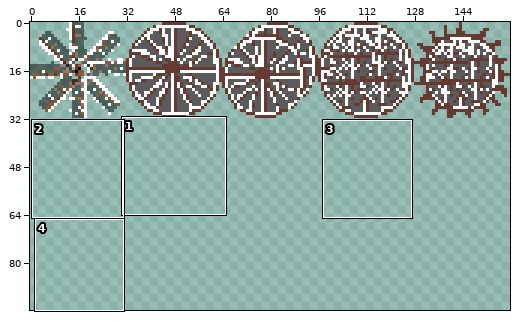
A sprite sheet gets an edit: Assets/Texture/ScenesLevel/level_2_multiple.png. Above: a wide view before the commit, with the close-up outlined.
Close-up. Before:
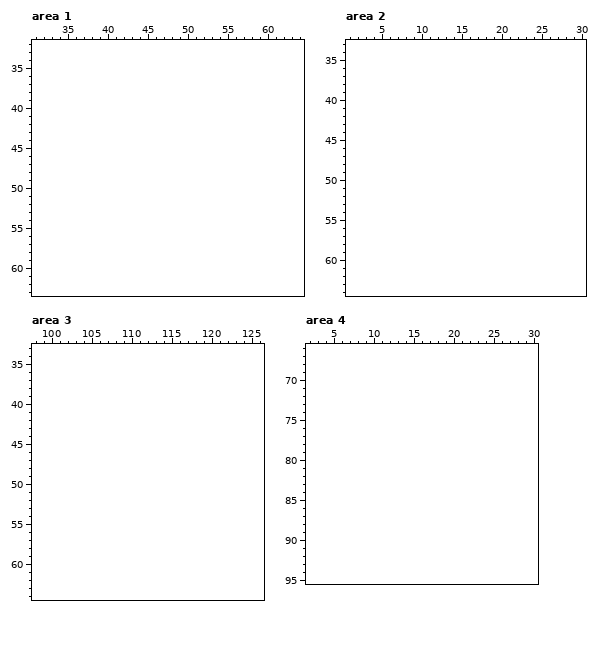
The file is 160x32 pixels. Colours within 5 levels of each other are drawn and written as one. Shown: area 1: x 31..64, y 32..63; area 2: x 1..30, y 33..64; area 3: x 98..126, y 33..64; area 4: x 2..30, y 66..95. The old version is drawn lined up with the new one, on the new canvas. The commit also changed other parts of the picture, which this record leaves out.
And afterwards:
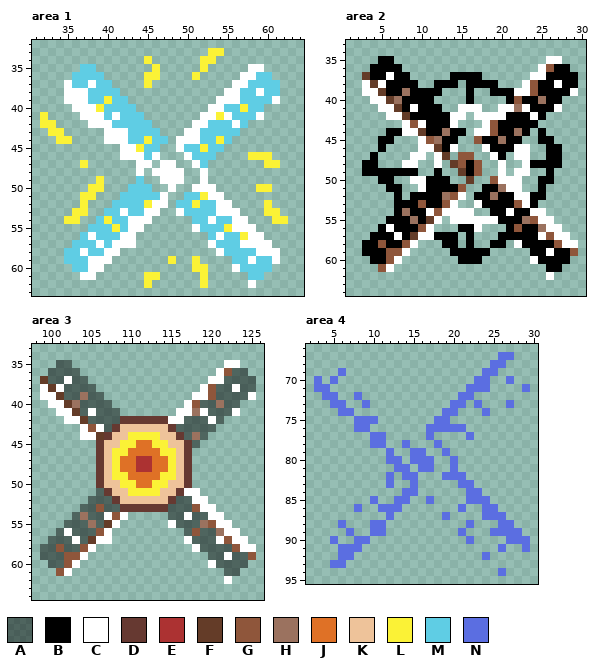
Palette (. is transparent): A #00000078  B #000000  C #ffffff  D #663931  E #ac3232  F #643c28  G #8f563b  H #9b725f  J #df7126  K #eec39a  L #fbf236  M #5fcde4  N #5b6ee1
Change:
canvas 160x32 -> 160x96
Area 1:
y 33: x 53..54 .. -> LL
y 34: x 45 . -> L; x 52..53 .. -> LL
y 35: x 37..38 .. -> MM; x 46 . -> L; x 52 . -> L; x 58..59 .. -> CC
y 36: x 36..39 .... -> MMMM; x 45..46 .. -> LL; x 51 . -> L; x 57..60 .... -> CCMM
y 37: x 35..40 ...... -> CMMCMM; x 45 . -> L; x 56..61 ...... -> CCMMMM
y 38: x 35..41 ....... -> CCCMMMM; x 55..61 ....... -> CCMMCMM
y 39: x 35..42 ........ -> CCCMMLMM; x 54..61 ........ -> CCCMMMMC
y 40: x 36..43 ........ -> CCCLMMMM; x 53..59 ....... -> CCMMLMM
y 41: x 32 . -> L; x 37..44 ........ -> CCCMCMMM; x 52..59 ........ -> CCLCMMMC
y 42: x 32..33 .. -> LL; x 38..45 ........ -> CCCMMMMM; x 51..57 ....... -> CCMMMCM
y 43: x 33..34 .. -> LL; x 40..46 ....... -> CCCMMMM; x 50..56 ....... -> CCMMMMM
y 44: x 34..35 .. -> LL; x 40..47 ........ -> CCCMMLMM; x 49..55 ....... -> CCCMMLM
y 45: x 42..46 ..... -> CCLMM; x 49..54 ...... -> CMMLMM
y 46: x 42..46 ..... -> CCCMC; x 50..53 .... -> CMMM; x 58..60 ... -> LLL
y 47: x 37 . -> L; x 44..45 .. -> CC; x 47..48 .. -> CC; x 51..52 .. -> CM; x 60..61 .. -> LL
y 48: x 44 . -> C; x 46..49 .... -> CCCC; x 52 . -> C
y 49: x 39 . -> L; x 44 . -> M; x 47..49 ... -> CCC; x 52 . -> C
y 50: x 38..39 .. -> LL; x 43..45 ... -> MMM; x 48 . -> C; x 51..53 ... -> CCC; x 59..60 .. -> LL
y 51: x 37..38 .. -> LL; x 42..47 ...... -> MMMMMC; x 50..54 ..... -> MMLCC
y 52: x 37 . -> L; x 41..47 ....... -> MMMMLCC; x 49..55 ....... -> MMLMMCC; x 60 . -> L
y 53: x 36..37 .. -> LL; x 40..46 ....... -> MMCMMCC; x 49..56 ........ -> CMMMMCCC; x 60..61 .. -> LL
y 54: x 35..36 .. -> LL; x 39..45 ....... -> MLMMCCC; x 51..57 ....... -> MMCMMCC; x 61..62 .. -> LL
y 55: x 38..44 ....... -> MMMLMCC; x 51..58 ........ -> CMMMLCCC
y 56: x 37..43 ....... -> MCMMMCC; x 53..59 ....... -> MCMMLCC
y 57: x 36..43 ........ -> MMMCMCCC; x 53..60 ........ -> CMMMCCCC
y 58: x 35..41 ....... -> MMCMMCC; x 54..61 ........ -> CMMMMCCC
y 59: x 35..40 ...... -> MMMCCC; x 48 . -> L; x 51 . -> L; x 56..61 ...... -> MMCMMC
y 60: x 36..39 .... -> MMCC; x 51..52 .. -> LL; x 56..60 ..... -> CMMMM
y 61: x 37..38 .. -> CC; x 45..46 .. -> LL; x 52 . -> L; x 58..59 .. -> MM
y 62: x 45 . -> L; x 52 . -> L; x 58 . -> C
Area 2:
y 35: x 5..6 .. -> BB; x 26..27 .. -> CC
y 36: x 4..7 .... -> BBBB; x 25..28 .... -> CGBB
y 37: x 3..8 ...... -> FBBCBB; x 14..17 .... -> BBBB; x 24..29 ...... -> CCBBBB
y 38: x 3..9 ....... -> CFCBBBB; x 12..14 ... -> BBB; x 16..19 .... -> BBBB; x 23..29 ....... -> CGBBCBB
y 39: x 3..12 .......... -> CCFBBHBBBB; x 16 . -> B; x 19..29 ........... -> BBBCCGBBBBC
y 40: x 4..11 ........ -> CCFHBBBB; x 16 . -> B; x 21..27 ....... -> BGBBHBB
y 41: x 5..12 ........ -> CCFBCBBB; x 15..17 ... -> CCC; x 20..27 ........ -> CCHCBBBC
y 42: x 6..15 .......... -> CCFBBBBBCC; x 17..25 ......... -> CCCCBBBCB
y 43: x 8..14 ....... -> CGCBBBC; x 18..24 ....... -> CGBBBBB
y 44: x 6..15 .......... -> BBCCFBBHBB; x 17..23 ....... -> CCGBBHB; x 25 . -> B
y 45: x 5..6 .. -> BB; x 10..14 ..... -> CGHBB; x 17..22 ...... -> GBBHBB; x 25..26 .. -> BB
y 46: x 5 . -> B; x 10..14 ..... -> CCFBC; x 18..23 ...... -> CBBBCC; x 26..27 .. -> BB
y 47: x 4 . -> B; x 9..10 .. -> CC; x 12..13 .. -> CF; x 15..16 .. -> GG; x 19..20 .. -> CB; x 22..23 .. -> CC; x 26..27 .. -> BB
y 48: x 3..4 .. -> BB; x 8..9 .. -> CC; x 12 . -> C; x 14..17 .... -> FGBG; x 20 . -> C; x 23..27 ..... -> CBBBB
y 49: x 3..9 ....... -> BBBBBBB; x 12 . -> B; x 15..17 ... -> FBG; x 20 . -> C; x 22..23 .. -> CC; x 26 . -> B
y 50: x 5..6 .. -> BB; x 9..13 ..... -> CCBBB; x 16 . -> F; x 19..22 .... -> GCCC; x 25..26 .. -> BB
y 51: x 6..7 .. -> BB; x 10..15 ...... -> CBBBBG; x 18..22 ..... -> BBHCC; x 25 . -> B
y 52: x 7 . -> B; x 9..15 ....... -> BBBBHGC; x 17..25 ......... -> BBHBBCCBB
y 53: x 7..14 ........ -> BBBGBBGC; x 17..24 ........ -> CBBBBGCB
y 54: x 7..16 .......... -> BHBBCGCCCC; x 19..25 ....... -> BBCBBCC
y 55: x 6..12 ....... -> BBBHBFC; x 14..26 ............. -> CCCCCCBBBHGCC
y 56: x 5..11 ....... -> BCBBBGC; x 15..17 ... -> BBC; x 21..27 ....... -> BGBBHCC
y 57: x 4..14 ........... -> BBBCBFCCBBB; x 16 . -> B; x 20..28 ......... -> BBBBBCGCC
y 58: x 3..9 ....... -> BBGBBGC; x 13..14 .. -> BB; x 16 . -> B; x 19..20 .. -> BB; x 22..29 ........ -> CBBBBGCC
y 59: x 3..8 ...... -> BBBGGC; x 14..18 ..... -> BBBBB; x 24..29 ...... -> BBCBBG
y 60: x 4..7 .... -> BBGC; x 15..17 ... -> BBB; x 24..28 ..... -> CBBBB
y 61: x 5..6 .. -> GC; x 26..27 .. -> BB
y 62: x 26 . -> C
Area 3:
y 35: x 101..102 .. -> AA; x 122..123 .. -> CC
y 36: x 100..103 .... -> AAAA; x 121..124 .... -> CGAA
y 37: x 99..104 ...... -> FAACAA; x 120..125 ...... -> CCAAAA
y 38: x 99..105 ....... -> CFCAAAA; x 119..125 ....... -> CGAACAA
y 39: x 99..106 ........ -> CCFAAHAA; x 118..125 ........ -> CCGAAAAC
y 40: x 100..107 ........ -> CCFHAAAA; x 117..123 ....... -> CGAAHAA
y 41: x 101..108 ........ -> CCFACAAA; x 116..123 ........ -> CCHCAAAC
y 42: x 102..121 .................... -> CCFAAAADDDDDDCCAAACA
y 43: x 104..120 ................. -> CGCADKKKKKKDAAAAA
y 44: x 104..119 ................ -> CCFDKKLLLLKKDAHA
y 45: x 106..118 ............. -> DKKLLJJLLKKDA
y 46: x 106..117 ............ -> DKLLJJJJLLKD
y 47..48: x 106..117 ............ -> DKLJJEEJJLKD
y 49: x 106..117 ............ -> DKLLJJJJLLKD
y 50: x 106..117 ............ -> DKKLLJJLLKKD
y 51: x 106..118 ............. -> ADKKLLLLKKDCC
y 52: x 105..119 ............... -> AAADKKKKKKDAACC
y 53: x 104..120 ................. -> AAGAADDDDDDAAAGCC
y 54: x 103..109 ....... -> AHAACGC; x 115..121 ....... -> AACAACC
y 55: x 102..108 ....... -> AAAHAFC; x 115..122 ........ -> CAAAHGCC
y 56: x 101..107 ....... -> ACAAAGC; x 117..123 ....... -> AGAAHCC
y 57: x 100..107 ........ -> AAACAFCC; x 117..124 ........ -> CAAACGCC
y 58: x 99..105 ....... -> AAGAAGC; x 118..125 ........ -> CAAAAGCC
y 59: x 99..104 ...... -> AAAGGC; x 120..125 ...... -> AACAAG
y 60: x 100..103 .... -> AAGC; x 120..124 ..... -> CAAAA
y 61: x 101..102 .. -> GC; x 122..123 .. -> AA
y 62: x 122 . -> C
Area 4:
y 67: x 26..27 .. -> NN
y 68: x 25..26 .. -> NN
y 69: x 6 . -> N; x 24..25 .. -> NN
y 70: x 3 . -> N; x 5 . -> N; x 23..24 .. -> NN; x 27 . -> N
y 71: x 3..4 .. -> NN; x 22..24 ... -> NNN; x 29 . -> N
y 72: x 4..5 .. -> NN; x 8 . -> N; x 21..22 .. -> NN
y 73: x 5..6 .. -> NN; x 9 . -> N; x 20..21 .. -> NN; x 23 . -> N; x 27 . -> N
y 74: x 6..7 .. -> NN; x 19..20 .. -> NN; x 24 . -> N
y 75: x 8..10 ... -> NNN; x 18..19 .. -> NN
y 76: x 8..9 .. -> NN; x 17..21 ..... -> NNNNN
y 77: x 10..11 .. -> NN; x 17 . -> N; x 22 . -> N
y 78: x 10..11 .. -> NN; x 14 . -> N; x 18 . -> N
y 79: x 12 . -> N; x 15..16 .. -> NN; x 19 . -> N
y 80: x 12..13 .. -> NN; x 15..17 ... -> NNN; x 20 . -> N
y 81: x 13..14 .. -> NN; x 16..17 .. -> NN; x 20 . -> N
y 82: x 12 . -> N; x 14..15 .. -> NN; x 19..21 ... -> NNN
y 83: x 12 . -> N; x 15 . -> N; x 21..22 .. -> NN
y 84: x 14..15 .. -> NN; x 22..23 .. -> NN
y 85: x 10 . -> N; x 13..14 .. -> NN; x 17 . -> N; x 22..24 ... -> NNN
y 86: x 8 . -> N; x 11..13 ... -> NNN; x 21 . -> N; x 24..25 .. -> NN
y 87: x 12 . -> N; x 19 . -> N; x 24..26 ... -> NNN
y 88: x 6 . -> N; x 10..11 .. -> NN; x 22 . -> N; x 26..27 .. -> NN
y 89: x 7 . -> N; x 10..11 .. -> NN; x 21 . -> N; x 25..28 .... -> NNNN
y 90: x 5 . -> N; x 8..9 .. -> NN; x 22 . -> N; x 27..29 ... -> NNN
y 91: x 6..8 ... -> NNN; x 26 . -> N; x 29 . -> N
y 92: x 6..7 .. -> NN; x 24 . -> N
y 93: x 5..6 .. -> NN
y 94: x 26 . -> N
Pixel boxes of the changes (left, top, right, bottom) in both close-ups:
added: (40, 48, 288, 288)
added: (362, 56, 578, 280)
added: (40, 360, 256, 584)
added: (314, 352, 530, 576)
